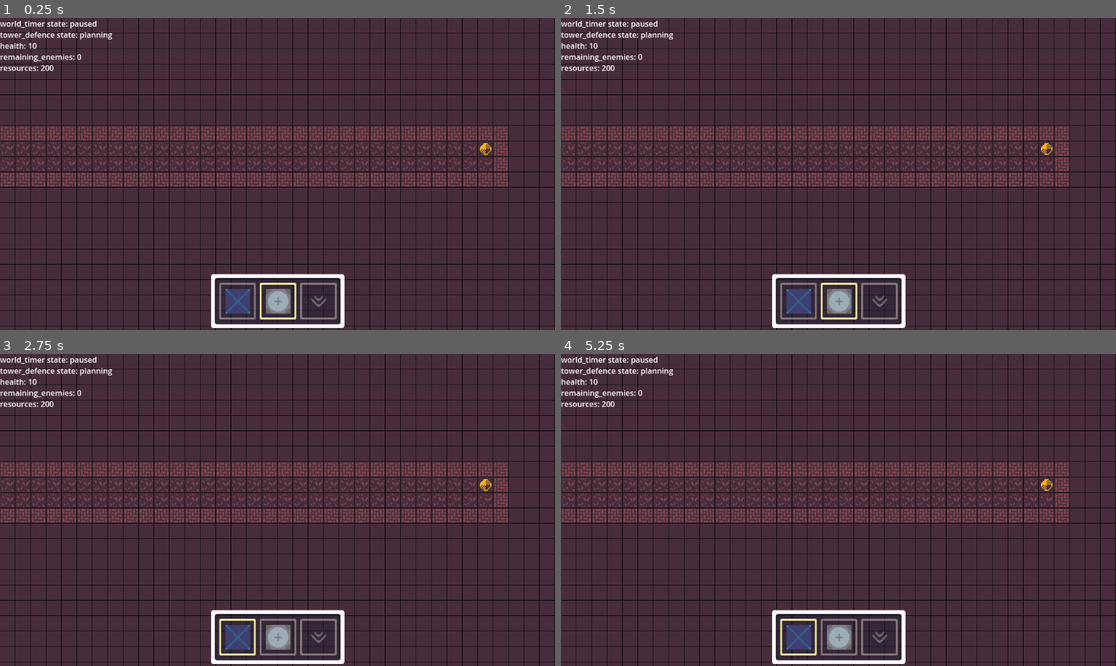
Above: before the commit, frames 1-4 (two rows, left to right).
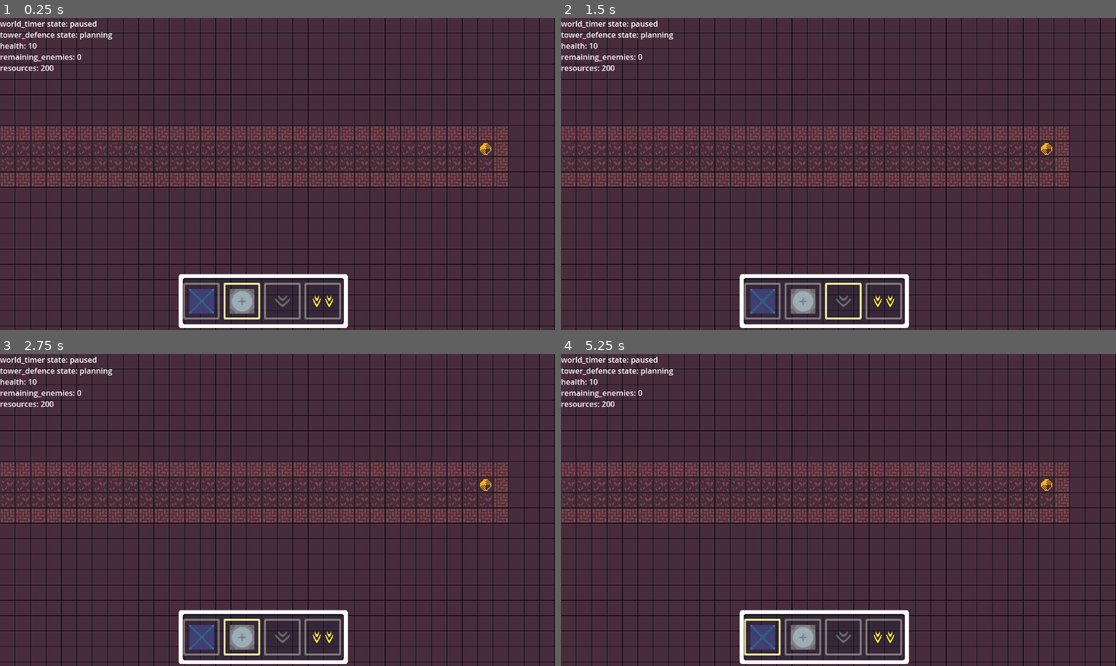
Above: after the commit, the same moments.

Repository: JeppeLindberg/Factory_tower_defence
Game: Godot game, scene res://scenes/main_scene.tscn
The game is run twice, just before and just after one commit, with the same random seed, the same clock (stepped at 60 frames per second) and the same inputs.
Inputs (mouse positions are in pixels of both pictures, inside the frame that each line leads up to; where the layout moved, square brackets give the same spot in the first picture):
- Up to frame 1 (0.25 s): no input
- Up to frame 2 (1.5 s): click (760, 301) [799, 301] at 0.5 s; click (838, 301) at 1.27 s
- Up to frame 3 (2.75 s): click (244, 637) at 2.02 s
- Up to frame 4 (5.25 s): click (877, 637) at 2.77 s; click (844, 637) at 3.52 s; click (882, 637) at 4.27 s; click (760, 637) [799, 637] at 5 s

The runs differ from the first frame. In frame 1, 2.5% of the frame differs, in the area x 32-63%, y 81-100%; in frame 2, 2.4%; in frame 3, 2.4%; in frame 4, 2.5%.

Commit message:
splitter initial work

Diff:
--- /dev/null
+++ b/prefabs/buildings/transport/splitter.tscn
@@ -0,0 +1,16 @@
+[gd_scene load_steps=4 format=3 uid="uid://cumu6oj7jq2r8"]
+
+[ext_resource type="Script" path="res://scripts/building.gd" id="1_14g8e"]
+[ext_resource type="Script" path="res://scripts/buildings/transport/splitter.gd" id="2_ty6mm"]
+[ext_resource type="Texture2D" uid="uid://byibxt1eryr0i" path="res://sprites/buildings/splitter.png" id="3_4qat7"]
+
+[node name="splitter" type="Node2D"]
+script = ExtResource("1_14g8e")
+
+[node name="generic_building" type="Node2D" parent="."]
+script = ExtResource("2_ty6mm")
+
+[node name="sprite" type="Sprite2D" parent="."]
+position = Vector2(32, 16)
+scale = Vector2(0.5, 0.5)
+texture = ExtResource("3_4qat7")
--- a/scenes/main_scene.tscn
+++ b/scenes/main_scene.tscn
@@ -37,9 +37,9 @@
 anchor_top = 1.0
 anchor_right = 0.5
 anchor_bottom = 1.0
-offset_left = -142.5
+offset_left = -209.0
 offset_top = -120.0
-offset_right = 142.5
+offset_right = 150.0
 grow_horizontal = 2
 grow_vertical = 0
 texture = ExtResource("11_y0ryh")
@@ -55,9 +55,9 @@
 anchor_top = 0.5
 anchor_right = 0.5
 anchor_bottom = 0.5
-offset_left = -82.0
+offset_left = -117.0
 offset_top = -40.0
-offset_right = 82.0
+offset_right = 111.0
 offset_bottom = 40.0
 grow_horizontal = 2
 grow_vertical = 2
--- a/scripts/building.gd
+++ b/scripts/building.gd
@@ -16,6 +16,7 @@
 
 func initialize(global_pos, rotation_angle):
 	global_position = global_pos
+	_sprite.transform = _main_scene.get_transform_from_footprint(footprint.x, footprint.y)
 	_sprite.rotation_degrees = rotation_angle
 	_main_scene.activate_node(self)
 
--- a/scripts/building_placement.gd
+++ b/scripts/building_placement.gd
@@ -36,40 +36,25 @@
 # Show the ghost at the given coordinate, with the current placement rotation
 func show_building_ghost_at(coord):
 	var sprite = _building_ghost.get_node("sprite")
+	var footprint = _main_scene.get_footprint(current_building, rotation_angle)
 
 	_building_ghost.global_position = _main_scene.coord_to_pos(coord)
 
 	_ghost_texture = load(current_building["sprite_path"])
 
 	sprite.texture = _ghost_texture
-	sprite.transform = _get_transform_from_footprint(current_building["footprint_x"], current_building["footprint_y"])
+	sprite.transform = _main_scene.get_transform_from_footprint(footprint.x, footprint.y)
 	sprite.rotation_degrees = rotation_angle
-
-# Get the sprite transform for a building with the given footprint
-func _get_transform_from_footprint(footprint_x, footprint_y):
-	var pos_x = 0
-	var pos_y = 0
-	var scale_x = 0.5
-	var scale_y = 0.5
-
-	if footprint_x == 1:
-		pos_x = 16.0
-	elif footprint_x == 2:
-		pos_x = 32.0
-
-	if footprint_y == 1:
-		pos_y = 16.0
-	elif footprint_y == 2:
-		pos_y = 32.0
-
-	return Transform2D(0, Vector2(scale_x, scale_y), 0, Vector2(pos_x, pos_y))
 
 # Place the current building at this coordinate
 func place_current_building_at_coord(coord):
 	var cell_coords = []
-	for x in range(current_building["footprint_x"]):
-		for y in range(current_building["footprint_y"]):
+	var footprint = _main_scene.get_footprint(current_building, rotation_angle)
+
+	for x in footprint.x:
+		for y in footprint.y:
 			cell_coords.append(Vector2i(coord.x + x, coord.y + y))
+
 	var cell_infos = []
 	for cell_coord in cell_coords:
 		cell_infos.append(_terrain.get_cell(cell_coord)["state"])
--- /dev/null
+++ b/scripts/buildings/transport/splitter.gd
@@ -0,0 +1,29 @@
+extends Node2D
+
+var _scene_paths := preload("res://scripts/library/scene_paths.gd").new()
+
+var _root_node
+var _main_scene
+var _terrain
+var _paths
+var _debug
+
+var path = null
+
+
+func activate():
+	_root_node = get_parent()
+	_main_scene = get_node(_scene_paths.MAIN_SCENE)
+	_terrain = get_node(_scene_paths.TERRAIN)
+	_paths = _terrain.get_node("paths")
+	_debug = get_node(_scene_paths.DEBUG)
+
+	pass
+
+func _get_path_connections():
+	pass
+
+# Get the facing of the conveyor belt as a vector
+func facing():
+	var vec = Vector2.UP.rotated(deg_to_rad(_root_node.get_building_rotation()))
+	return Vector2i(vec)
--- a/scripts/controller.gd
+++ b/scripts/controller.gd
@@ -8,10 +8,8 @@
 var _tower_defence
 var _debug
 
-var _footprint_x
-var _footprint_y
 var _event_pos
-var _tile_pos
+var _tile_coord
 
 # Called when the node enters the scene tree for the first time.
 func _ready():
@@ -24,22 +22,20 @@
 # Called on any input that has not already been handled by the UI or other sources
 func _unhandled_input(event):
 	if event is InputEventMouse:
-		var event_coord = _main_scene.pos_to_coord(event.position)
-		_debug.add_debug_text("cursor position", str(event_coord))
+		var footprint = _main_scene.get_footprint(_building_placement.current_building, _building_placement.rotation_angle)
 
-	if event is InputEventMouse:
-		_footprint_x = _building_placement.current_building["footprint_x"]
-		_footprint_y = _building_placement.current_building["footprint_y"]
 		_event_pos = event.position
-		_event_pos -= Vector2((_footprint_x - 1) * (_main_scene.quadrant_size().x / 2),
-								(_footprint_y - 1) * (_main_scene.quadrant_size().y / 2))
+		_event_pos -= Vector2((footprint.x - 1) * (_main_scene.quadrant_size().x / 2),
+								(footprint.y - 1) * (_main_scene.quadrant_size().y / 2))
 
-		_tile_pos = _main_scene.pos_to_coord(_event_pos)
+		_tile_coord = _main_scene.pos_to_coord(_event_pos)
 
-		_building_placement.show_building_ghost_at(_tile_pos)
+		_debug.add_debug_text("cursor position", str(_tile_coord))
+
+		_building_placement.show_building_ghost_at(_tile_coord)
 
 		if event is InputEventMouseButton and event.pressed:
-			_building_placement.place_current_building_at_coord(_tile_pos)
+			_building_placement.place_current_building_at_coord(_tile_coord)
 
 	if event.is_action_pressed("start_round"):
 		_tower_defence.start_round()
@@ -47,7 +43,7 @@
 	if event.is_action_pressed("rotate"):
 		_building_placement.rotate_placement()
 
-		_building_placement.show_building_ghost_at(_tile_pos)
+		_building_placement.show_building_ghost_at(_tile_coord)
 
 	if event.is_action_pressed("skip_to_next_wave"):
 		_tower_defence.skip_to_next_wave()
--- a/scripts/library/buildings.json
+++ b/scripts/library/buildings.json
@@ -4,23 +4,27 @@
         "sprite_path": "res://sprites/buildings/tower_base.png",
         "cost": 20,
         "footprint_x": 2,
-        "footprint_y": 2,
-        "sprite_transform": "32,32,0.5,0.5"
+        "footprint_y": 2
     },
     "stone_drill": {
         "prefab_path": "res://prefabs/buildings/gathering/stone_drill.tscn",
         "sprite_path": "res://sprites/buildings/stone_drill.png",
         "cost": 0,
         "footprint_x": 2,
-        "footprint_y": 2,
-        "sprite_transform": "32,32,0.5,0.5"
+        "footprint_y": 2
     },
     "conveyor_belt": {
         "prefab_path": "res://prefabs/buildings/transport/conveyor_belt.tscn",
         "sprite_path": "res://sprites/buildings/conveyor_belt.png",
         "cost": 0,
         "footprint_x": 1,
-        "footprint_y": 1,
-        "sprite_transform": "32,32,0.5,0.5"
+        "footprint_y": 1
+    },
+    "splitter": {
+        "prefab_path": "res://prefabs/buildings/transport/splitter.tscn",
+        "sprite_path": "res://sprites/buildings/splitter.png",
+        "cost": 0,
+        "footprint_x": 2,
+        "footprint_y": 1
     }
 }
--- a/scripts/main_scene.gd
+++ b/scripts/main_scene.gd
@@ -73,3 +73,34 @@
 				break
 
 	return result
+
+# Get the footprint of a building, and account for the rotation of the building
+func get_footprint(building_info, rotation_angle):
+	var footprint_x = building_info["footprint_x"]
+	var footprint_y = building_info["footprint_y"]
+
+	if rotation_angle % 180 != 0:
+		var temp = footprint_x
+		footprint_x = footprint_y
+		footprint_y = temp
+
+	return Vector2i(footprint_x, footprint_y)
+
+# Get the sprite transform for a building with the given footprint
+func get_transform_from_footprint(footprint_x, footprint_y):
+	var pos_x = 0
+	var pos_y = 0
+	var scale_x = 0.5
+	var scale_y = 0.5
+
+	if footprint_x == 1:
+		pos_x = 16.0
+	elif footprint_x == 2:
+		pos_x = 32.0
+
+	if footprint_y == 1:
+		pos_y = 16.0
+	elif footprint_y == 2:
+		pos_y = 32.0
+
+	return Transform2D(0, Vector2(scale_x, scale_y), 0, Vector2(pos_x, pos_y))
--- a/scripts/terrain.gd
+++ b/scripts/terrain.gd
@@ -32,11 +32,13 @@
 # Spawn a building at the given coordinate. the location has already been confirmed for being buildable
 func spawn_building(building_name, building_info, coord, rotation_angle):
 	var new_building = _main_scene.create_node(building_info["prefab_path"], _buildings)
+	var footprint = _main_scene.get_footprint(building_info, rotation_angle)
+
 	new_building.building_name = building_name
-	new_building.footprint = Vector2i(building_info["footprint_x"], building_info["footprint_y"])
+	new_building.footprint = footprint
 
-	for x in building_info["footprint_x"]:
-		for y in building_info["footprint_y"]:
+	for x in footprint.x:
+		for y in footprint.y:
 			var index = find_index_of_cell(Vector2i(coord.x + x, coord.y + y))
 			_cells[index]["building"] = new_building
 			_cells[index]["state"] = [_cell_states.OCCUPIED]
Binary file added: asesprite/splitter.png
Not shown, added: asesprite/splitter.png.import
Binary file added: sprites/buildings/splitter.png
Not shown, added: sprites/buildings/splitter.png.import
